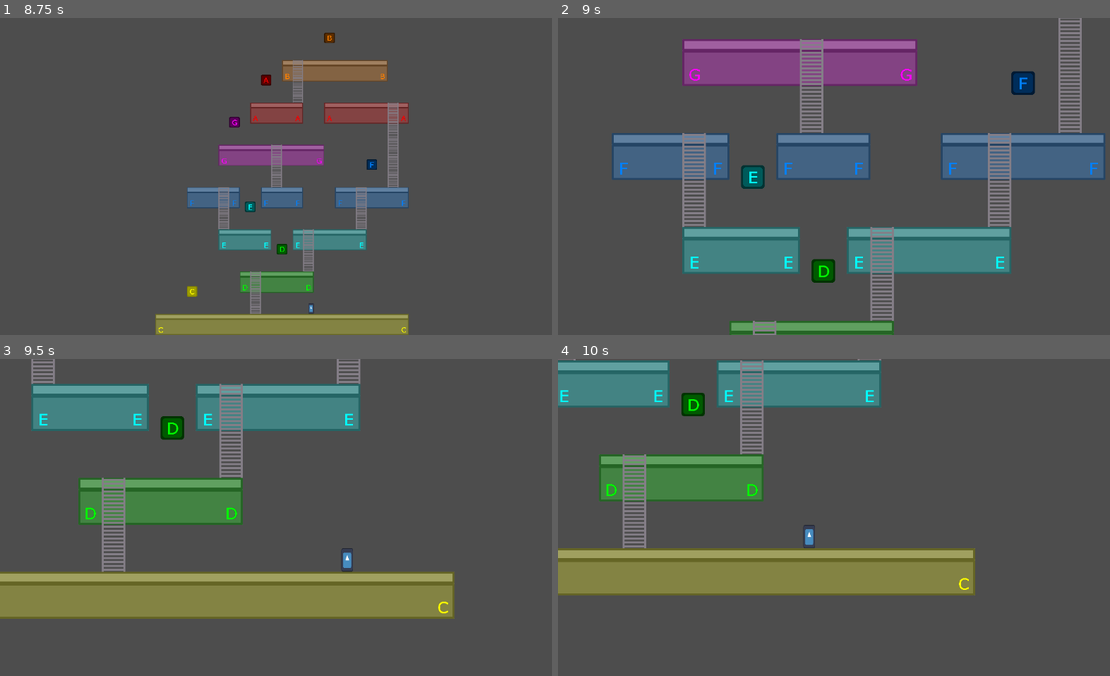
Above: before the commit, frames 1-4 (two rows, left to right).
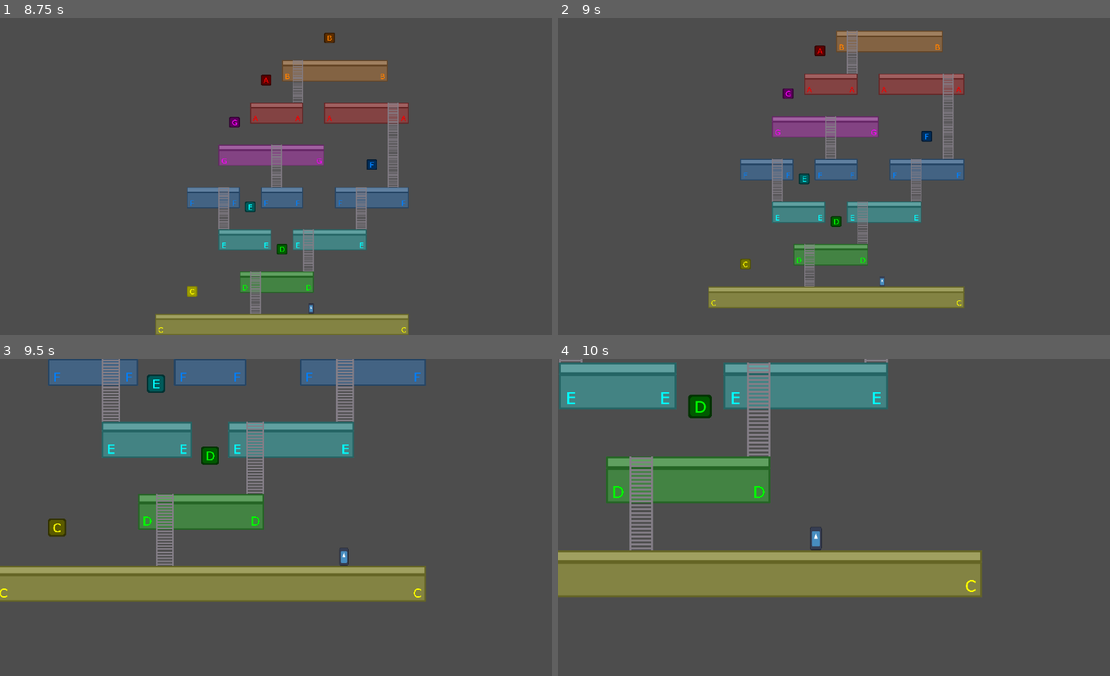
Above: after the commit, the same moments.

Repository: nicom7/game-off-2023
Game: Godot game, scene res://levels/world_a.tscn
Two runs of this game, one before a commit and one after it. Both use one fixed random seed, a clock stepped at 60 frames per second and the inputs below. This scene is started directly instead of the project's main scene. The engine's default icon, where the game draws it, is replaced by a stand-in: a white triangle on a blue panel in a dark square.
Inputs:
- Up to frame 1 (8.75 s): tap Enter at 0.5, 6.5, 8 s; hold Right (ui_right) 0.53-2.03 s; tap U (A_note) at 0.6, 5.85 s; tap Space at 1.25, 7.25 s; tap I (B_note) at 1.35, 6.6 s; hold Left (ui_left) 2.03-2.78 s; tap O (C_note) at 2.1, 7.35 s; hold Right (ui_right) 2.78-4.28 s; tap P (D_note) at 2.85, 8.1 s; tap R (E_note) at 3.6 s; hold Left (ui_left) 4.28-5.03 s; tap T (F_note) at 4.35 s; hold Right (ui_right) 5.03-5.78 s; tap Y (G_note) at 5.1 s; hold Left (ui_left) 5.78-7.28 s; hold Right (ui_right) from 7.28 s (still down)
- Up to frame 2 (9 s): keep holding Right (ui_right); tap R (E_note) at 8.85 s
- Up to frame 3 (9.5 s): keep holding Right (ui_right)
- Up to frame 4 (10 s): release Right (ui_right) at 9.53 s; hold Left (ui_left) from 9.53 s (still down); tap T (F_note) at 9.6 s

Frame 1 is identical in both runs. In frame 2, 37% of the frame differs, in the area x 9-100%, y 0-100%; in frame 3, 31%; in frame 4, 9.8%.

Commit message:
Add camera zoom smoothing and easing
- Add camera script to handle zoom smoothing

Diff:
--- /dev/null
+++ b/game_objects/camera.gd
@@ -0,0 +1,37 @@
+extends Camera2D
+
+@export var target_node: Node2D
+@export var target_zoom: Vector2 = Vector2.ONE:
+	set(value):
+		set_zoom_target(value, true)
+
+@export var zoom_speed: float = 1
+@export var zoom_easing: Curve = Curve.new()
+
+var _zoom_cursor: float = 0
+var _previous_zoom: Vector2 = Vector2.ONE
+var _target_zoom: Vector2 = Vector2.ONE
+
+## Set the new zoom target to value. Set instant to true to bypass zoom easing and change zoom instantly.
+func set_zoom_target(value: Vector2, instant: bool = false) -> void:
+		if _target_zoom != value:
+			_previous_zoom = _target_zoom
+			_target_zoom = value
+			if instant:
+				_previous_zoom = _target_zoom
+			_zoom_cursor = 0
+
+# Called when the node enters the scene tree for the first time.
+func _ready() -> void:
+	zoom = target_zoom
+
+
+# Called every frame. 'delta' is the elapsed time since the previous frame.
+func _process(delta: float) -> void:
+	global_position = target_node.global_position
+
+	var cursor = zoom_easing.sample_baked(_zoom_cursor)
+	zoom.x = remap(cursor, 0, 1, _previous_zoom.x, _target_zoom.x)
+	zoom.y = remap(cursor, 0, 1, _previous_zoom.y, _target_zoom.y)
+
+	_zoom_cursor = clampf(_zoom_cursor + delta * zoom_speed, 0, 1)
--- a/levels/world.gd
+++ b/levels/world.gd
@@ -4,8 +4,7 @@
 @export var ambient_note_player_scene: PackedScene
 var ambient_note_player: NotePlayer
 
-@onready var _camera: Camera2D = %Camera2D
-@onready var _camera_target: Node2D = %CameraCenter
+@onready var _camera: Camera2D = %Camera
 @onready var _overview: Polygon2D = %Overview
 var _overview_rect: Rect2
 var _overview_zoom: Vector2
@@ -25,7 +24,9 @@
 	_overview_zoom = Vector2.ONE * minf(_overview_zoom.x, _overview_zoom.y)
 	print("zoom ", _overview_zoom)
 
-	%Camera2D.zoom = _overview_zoom
+	_camera.target_node = %CameraCenter
+	_camera.target_zoom = _overview_zoom
+	_camera.zoom = _overview_zoom
 
 
 # Called when the node enters the scene tree for the first time.
@@ -36,7 +37,7 @@
 
 # Called every frame. 'delta' is the elapsed time since the previous frame.
 func _process(delta: float) -> void:
-	_camera.global_position = _camera_target.global_position
+	pass
 
 
 func _on_player_current_tone_changed(tone: Globals.Tone) -> void:
@@ -69,12 +70,12 @@
 		_camera.position_smoothing_enabled = true
 		_camera.drag_horizontal_enabled = true
 		_camera.drag_vertical_enabled = true
-		_camera_target = %Player
-		%Camera2D.zoom = Vector2.ONE
+		_camera.target_node = %Player
+		_camera.set_zoom_target(Vector2.ONE)
 
 
 func _on_block_sequence_sequence_finished(valid) -> void:
 	_camera.drag_horizontal_enabled = false
 	_camera.drag_vertical_enabled = false
-	_camera_target = %CameraCenter
-	%Camera2D.zoom = _overview_zoom
+	_camera.target_node = %CameraCenter
+	_camera.set_zoom_target(_overview_zoom)
--- a/levels/world.tscn
+++ b/levels/world.tscn
@@ -1,7 +1,8 @@
-[gd_scene load_steps=6 format=3 uid="uid://b7huf0srkra04"]
+[gd_scene load_steps=7 format=3 uid="uid://b7huf0srkra04"]
 
 [ext_resource type="Script" path="res://levels/world.gd" id="1_u7smd"]
 [ext_resource type="PackedScene" uid="uid://bfbbc1lm3doy7" path="res://game_objects/audio/ambient_note_player.tscn" id="2_573sm"]
+[ext_resource type="Script" path="res://game_objects/camera.gd" id="4_jd0f8"]
 [ext_resource type="PackedScene" uid="uid://dqk2pedcucgnw" path="res://characters/player/player.tscn" id="6_ahra0"]
 [ext_resource type="PackedScene" uid="uid://cfqdgrh4lw7pi" path="res://game_objects/switch_blocks/block_sequence.tscn" id="7_v4u45"]
 [ext_resource type="PackedScene" uid="uid://bxun5w5sv6twu" path="res://game_objects/walls/wall.tscn" id="9_w7oqa"]
@@ -13,23 +14,24 @@
 [node name="Player" parent="." instance=ExtResource("6_ahra0")]
 unique_name_in_owner = true
 
-[node name="CameraCenter" type="Marker2D" parent="."]
-unique_name_in_owner = true
-position = Vector2(576, 312)
-
 [node name="Overview" type="Polygon2D" parent="."]
 unique_name_in_owner = true
 visible = false
 color = Color(0, 0, 0, 0)
 polygon = PackedVector2Array(0, 624, 1152, 624, 1152, -816, 0, -816)
 
-[node name="Camera2D" type="Camera2D" parent="."]
+[node name="CameraCenter" type="Marker2D" parent="."]
+unique_name_in_owner = true
+position = Vector2(576, 312)
+
+[node name="Camera" type="Camera2D" parent="."]
 unique_name_in_owner = true
 position_smoothing_speed = 4.0
 drag_left_margin = 0.1
 drag_top_margin = 0.1
 drag_right_margin = 0.1
 drag_bottom_margin = 0.1
+script = ExtResource("4_jd0f8")
 
 [node name="Environment" type="Node2D" parent="."]
 
--- a/levels/world_a.tscn
+++ b/levels/world_a.tscn
@@ -1,9 +1,13 @@
-[gd_scene load_steps=5 format=3 uid="uid://bgmrmwu61uqnt"]
+[gd_scene load_steps=6 format=3 uid="uid://bgmrmwu61uqnt"]
 
 [ext_resource type="PackedScene" uid="uid://b7huf0srkra04" path="res://levels/world.tscn" id="1_dlj7h"]
 [ext_resource type="TileSet" uid="uid://bm8j5kvkieyqj" path="res://tilesets/environment.tres" id="3_naekq"]
 [ext_resource type="PackedScene" uid="uid://knuujq4ac74r" path="res://game_objects/ladders/ladder.tscn" id="5_salg1"]
 [ext_resource type="PackedScene" uid="uid://dbwx5x1x0vi2d" path="res://game_objects/switch_blocks/switch_block.tscn" id="8_0rm1w"]
+
+[sub_resource type="Curve" id="Curve_q2det"]
+_data = [Vector2(0, 0), 0.0, 0.0, 0, 0, Vector2(1, 1), 0.0, 0.0, 0, 0]
+point_count = 2
 
 [node name="World" instance=ExtResource("1_dlj7h")]
 
@@ -11,8 +15,11 @@
 position = Vector2(48, 456)
 current_floor_map = NodePath("../Environment/Platforms")
 
-[node name="CameraCenter" parent="." index="1"]
+[node name="CameraCenter" parent="." index="2"]
 position = Vector2(576, -96)
+
+[node name="Camera" parent="." index="3"]
+zoom_easing = SubResource("Curve_q2det")
 
 [node name="Platforms" type="TileMap" parent="Environment" index="1"]
 texture_filter = 3
